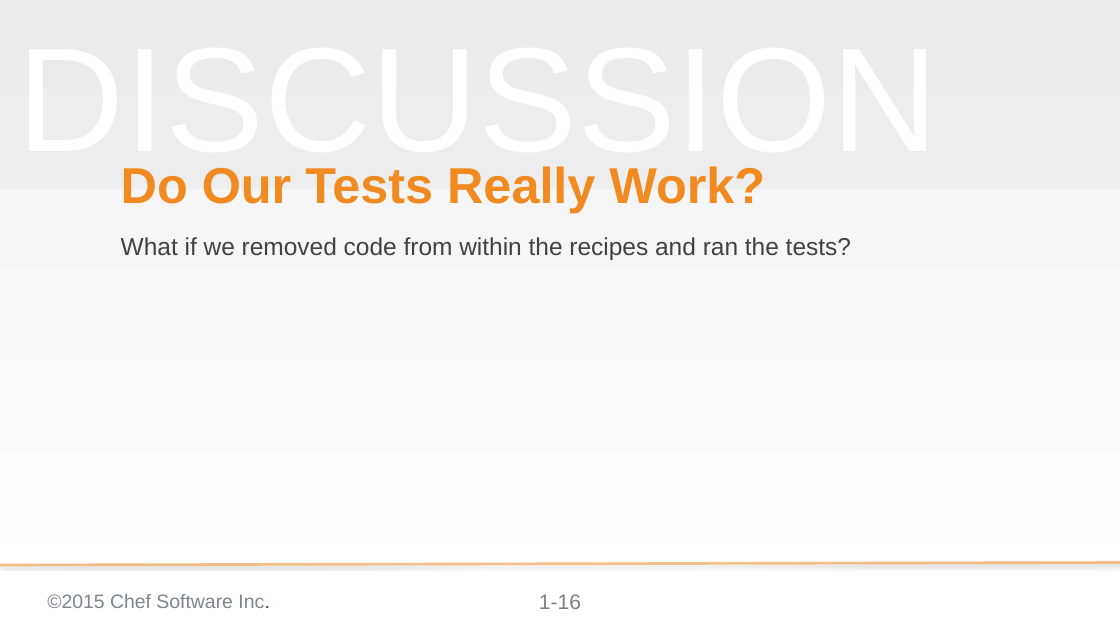
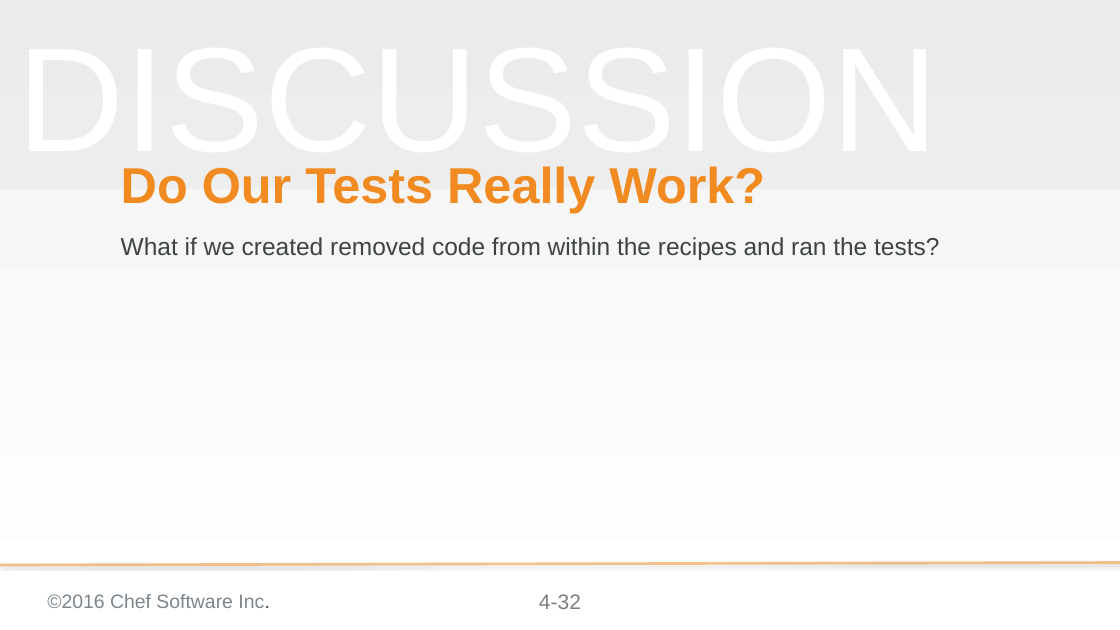
Before and after one commit to chef-training/test_driven_cookbook_development, a slide deck: slide 32 of 04-refactoring_cookbooks_with_tests.pptx (slide 16 before the commit). Drawn at 1120x630 pixels with LibreOffice and Linux fonts; fonts in the diff are those of the drawing; background and template pictures are left out. Boxes give left, top, right and bottom in pixels: in the first picture for what was removed or moved away, otherwise in the second. Text is boxed around its words. In the diff, an @@ line names an element or a change of style, - is before the commit and + after.

Commit message:
Add Concept slides to 04 Refactoring Cookbooks with Tests
Adds slides that explain more details about converge & verify and test
Adds slides that explain kitchen destroy and kitchen test

```diff
--- a/04-refactoring_cookbooks_with_tests.pptx
+++ b/04-refactoring_cookbooks_with_tests.pptx
@@ subtitle at [121, 237, 939, 260]: text changed @@
-What if we removed code from within the recipes and ran the tests?
+What if we created removed code from within the recipes and ran the tests?
@@ text at [47, 594, 270, 608]: text changed @@
-©2015 Chef Software Inc.
+©2016 Chef Software Inc.
@@ page number at [539, 594, 581, 609]: text changed @@
-1-16
+4-32
```
Also in this commit, not shown: 26 other slides changed, 20 slides added, 1 slide removed.
